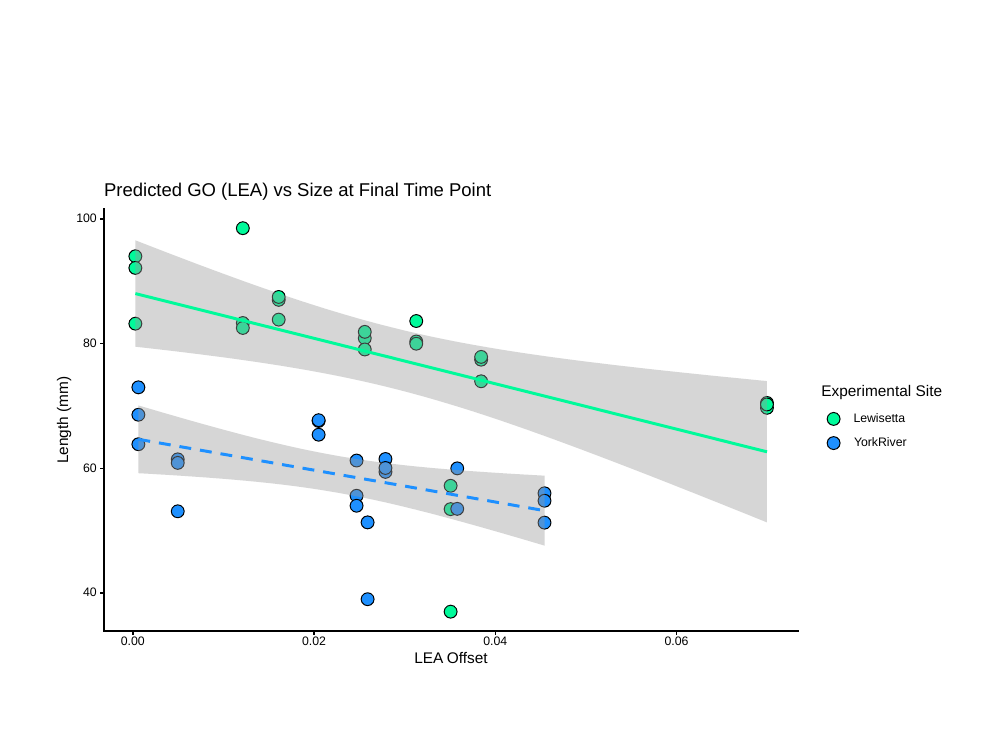
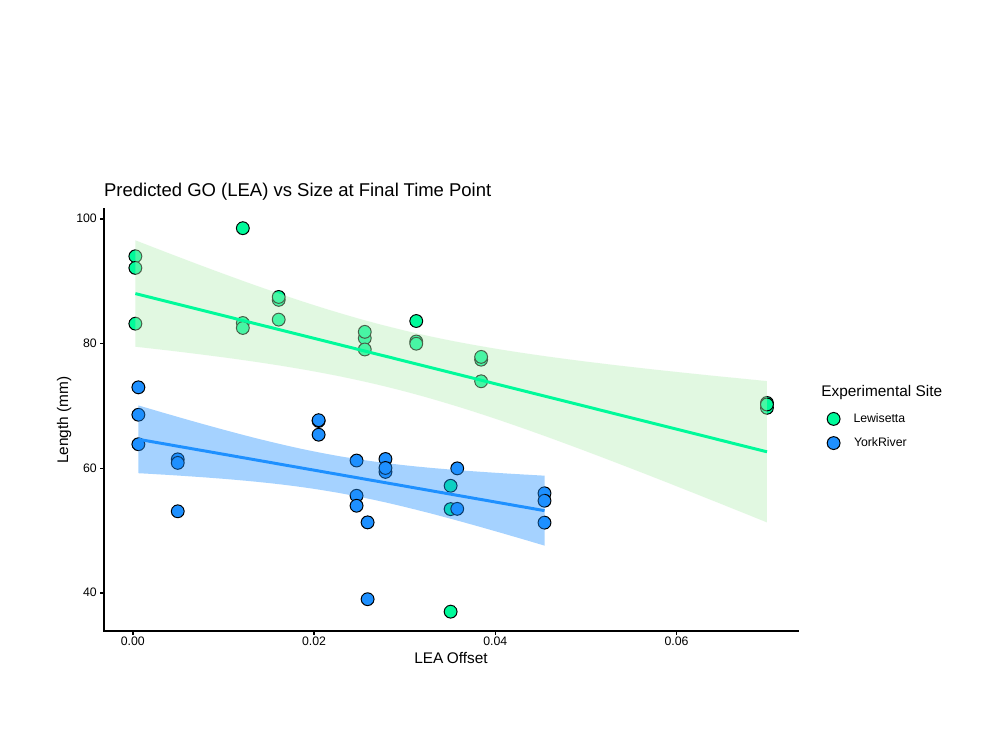
Before and after one commit to ModelValidationProgram/MVP_oyster_GO, a slide deck: slide 5 of results/figures/GO_compare.pptx. Drawn at 1008x756 pixels with LibreOffice and Linux fonts; fonts in the diff are those of the drawing. Boxes give left, top, right and bottom in pixels: in the first picture for what was removed or moved away, otherwise in the second. Text is boxed around its words. In the diff, an @@ line names an element or a change of style, - is before the commit and + after.

```diff
--- a/results/figures/GO_compare.pptx
+++ b/results/figures/GO_compare.pptx
@@ freeform shape at [135,240,767,522]: fill #999999 at 40% opacity to #B4EEB4 at 40% opacity @@
@@ freeform shape at [138,405,544,545]: fill #999999 at 40% opacity to #1E90FF at 40% opacity @@
@@ freeform shape at [138,439,544,511]: outline #1E90FF 2.13 pt dashed to #1E90FF 2.13 pt @@
```
Also in this commit, not shown: 7 other slides changed, 17 slides added, 4 other files.
